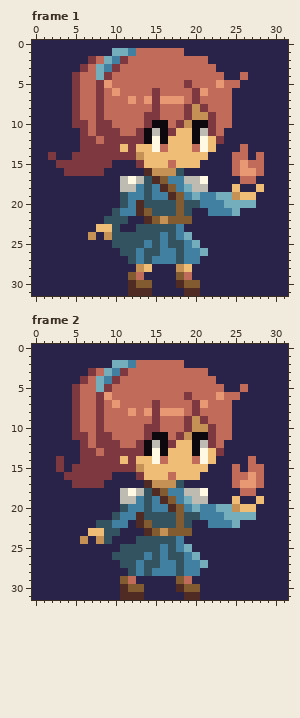
A pixel-art file gets an edit: docs/img/fighter.ase. The picture above is the old version.
32x32 pixels, 2 frames. Shown: frame 1, frame 2.
Once edited:
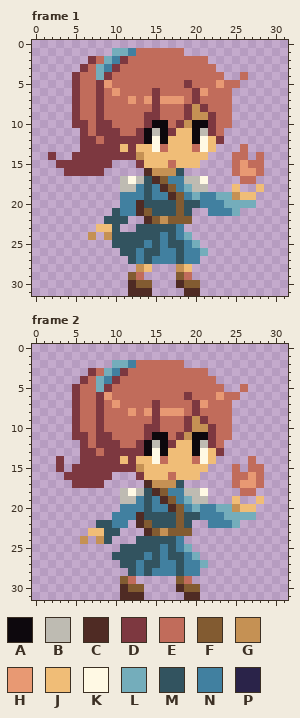
Palette (. is transparent): A #0d080d  B #bebbb2  C #4f2b24  D #7d3840  E #c16c5b  F #825b31  G #c59154  H #e89973  J #f0bd77  K #fff9e4  L #74adbb  M #32535f  N #4180a0  P #2a2349
Difference:
layer "Layer 2" now hidden
Frame 1:
y 0: x 0..31 PPPPPPPPPPPPPPPPPPPPPPPPPPPPPPPP -> ................................
y 1: x 0..9 PPPPPPPPPP -> ..........; x 19..31 PPPPPPPPPPPPP -> .............
y 2: x 0..6 PPPPPPP -> .......; x 22..31 PPPPPPPPPP -> ..........
y 3: x 0..5 PPPPPP -> ......; x 23..31 PPPPPPPPP -> .........
y 4: x 0..4 PPPPP -> .....; x 24..25 PP -> ..; x 27..31 PPPPP -> .....
y 5: x 0..4 PPPPP -> .....; x 26..31 PPPPPP -> ......
y 6..10: x 0..4 PPPPP -> .....; x 25..31 PPPPPPP -> .......
y 11..12: x 0..5 PPPPPP -> ......; x 24..31 PPPPPPPP -> ........
y 13: x 0..5 PPPPPP -> ......; x 23..25 PPP -> ...; x 27..31 PPPPP -> .....
y 14: x 0..1 PP -> ..; x 3..4 PP -> ..; x 22..24 PPP -> ...; x 27 P -> .; x 29..31 PPP -> ...
y 15: x 0..2 PPP -> ...; x 10..12 PPP -> ...; x 21..24 PPPP -> ....; x 29..31 PPP -> ...
y 16: x 0..3 PPPP -> ....; x 9..13 PPPPP -> .....; x 19..24 PPPPPP -> ......; x 29..31 PPP -> ...
y 17: x 0..10 PPPPPPPPPPP -> ...........; x 22..25 PPPP -> ....; x 28..31 PPPP -> ....
y 18: x 0..10 PPPPPPPPPPP -> ...........; x 22..24 PPP -> ...; x 26..27 PP -> ..; x 29..31 PPP -> ...
y 19..20: x 0..11 PPPPPPPPPPPM -> ...........N; x 28..31 PPPP -> ....
y 21: x 0..9 PPPPPPPPPP -> ..........; x 20..21 PP -> ..; x 26..31 PPPPPP -> ......
y 22: x 0..8 PPPPPPPPP -> .........; x 12..13 PP -> ..; x 20..31 PPPPPPPPPPPP -> ............
y 23: x 0..7 PPPPPPPP -> ........; x 11..12 PP -> ..; x 19..31 PPPPPPPPPPPPP -> .............
y 24: x 0..6 PPPPPPP -> .......; x 8 P -> .; x 20..31 PPPPPPPPPPPP -> ............
y 25: x 0..9 PPPPPPPPPP -> ..........; x 21..31 PPPPPPPPPPP -> ...........
y 26: x 0..10 PPPPPPPPPPP -> ...........; x 22..31 PPPPPPPPPP -> ..........
y 27: x 0..11 PPPPPPPPPPPP -> ............; x 21..31 PPPPPPPPPPP -> ...........
y 28: x 0..12 PPPPPPPPPPPPP -> .............; x 15..17 PPP -> ...; x 20..31 PPPPPPPPPPPP -> ............
y 29: x 0..11 PPPPPPPPPPPP -> ............; x 14..17 PPPP -> ....; x 20..31 PPPPPPPPPPPP -> ............
y 30: x 0..11 PPPPPPPPPPPP -> ............; x 15..17 PPP -> ...; x 21..31 PPPPPPPPPPP -> ...........
y 31: x 0..11 PPPPPPPPPPPP -> ............; x 15..18 PPPP -> ....; x 21..31 PPPPPPPPPPP -> ...........
Frame 2:
y 0..1: x 0..31 PPPPPPPPPPPPPPPPPPPPPPPPPPPPPPPP -> ................................
y 2: x 0..9 PPPPPPPPPP -> ..........; x 19..31 PPPPPPPPPPPPP -> .............
y 3: x 0..6 PPPPPPP -> .......; x 22..31 PPPPPPPPPP -> ..........
y 4: x 0..5 PPPPPP -> ......; x 23..31 PPPPPPPPP -> .........
y 5: x 0..4 PPPPP -> .....; x 24..25 PP -> ..; x 27..31 PPPPP -> .....
y 6: x 0..4 PPPPP -> .....; x 26..31 PPPPPP -> ......
y 7..11: x 0..4 PPPPP -> .....; x 25..31 PPPPPPP -> .......
y 12..13: x 0..5 PPPPPP -> ......; x 24..31 PPPPPPPP -> ........
y 14: x 0..2 PPP -> ...; x 4..5 PP -> ..; x 23..26 PPPP -> ....; x 28..31 PPPP -> ....
y 15: x 0..2 PPP -> ...; x 4 P -> .; x 22..24 PPP -> ...; x 26 P -> .; x 29..31 PPP -> ...
y 16: x 0..3 PPPP -> ....; x 10..12 PPP -> ...; x 21..24 PPPP -> ....; x 29..31 PPP -> ...
y 17: x 0..4 PPPPP -> .....; x 9..13 PPPPP -> .....; x 19..24 PPPPPP -> ......; x 29..31 PPP -> ...
y 18: x 0..10 PPPPPPPPPPP -> ...........; x 22..25 PPPP -> ....; x 28..31 PPPP -> ....
y 19: x 0..10 PPPPPPPPPPP -> ...........; x 22..24 PPP -> ...; x 26..27 PP -> ..; x 29..31 PPP -> ...
y 20: x 0..11 PPPPPPPPPPPM -> ...........N; x 28..31 PPPP -> ....
y 21: x 0..10 PPPPPPPPPPM -> ..........N; x 28..31 PPPP -> ....
y 22: x 0..7 PPPPPPPP -> ........; x 12 P -> .; x 20..21 PP -> ..; x 26..31 PPPPPP -> ......
y 23: x 0..6 PPPPPPP -> .......; x 11..13 PPP -> ...; x 20..31 PPPPPPPPPPPP -> ............
y 24: x 0..5 PPPPPP -> ......; x 7 P -> .; x 10..12 PPP -> ...; x 19..31 PPPPPPPPPPPPP -> .............
y 25: x 0..10 PPPPPPPPPPP -> ...........; x 20..31 PPPPPPPPPPPP -> ............
y 26: x 0..9 PPPPPPPPPP -> ..........; x 21..31 PPPPPPPPPPP -> ...........
y 27: x 0..10 PPPPPPPPPPP -> ...........; x 22..31 PPPPPPPPPP -> ..........
y 28: x 0..11 PPPPPPPPPPPP -> ............; x 21..31 PPPPPPPPPPP -> ...........
y 29: x 0..10 PPPPPPPPPPP -> ...........; x 13..17 PPPPP -> .....; x 20..31 PPPPPPPPPPPP -> ............
y 30: x 0..10 PPPPPPPPPPP -> ...........; x 14..17 PPPP -> ....; x 21..31 PPPPPPPPPPP -> ...........
y 31: x 0..10 PPPPPPPPPPP -> ...........; x 14..18 PPPPP -> .....; x 21..31 PPPPPPPPPPP -> ...........
Changed places in both pictures, as pixel boxes (x1, y1, x2, y2):
changed: (32, 40, 288, 296)
changed: (32, 344, 288, 600)
